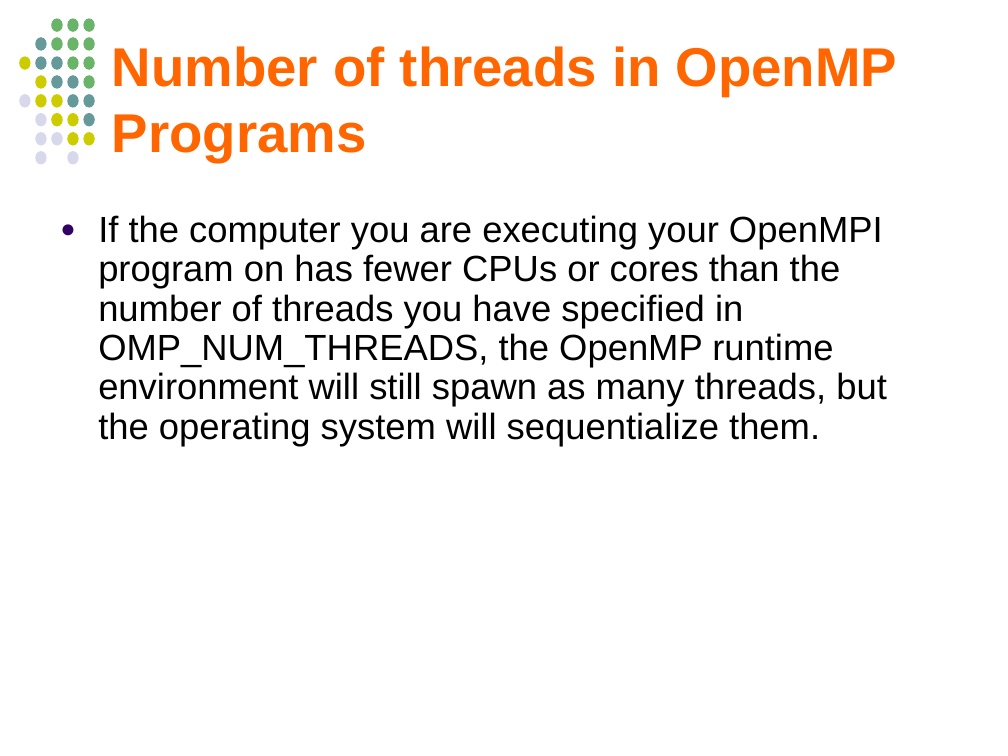
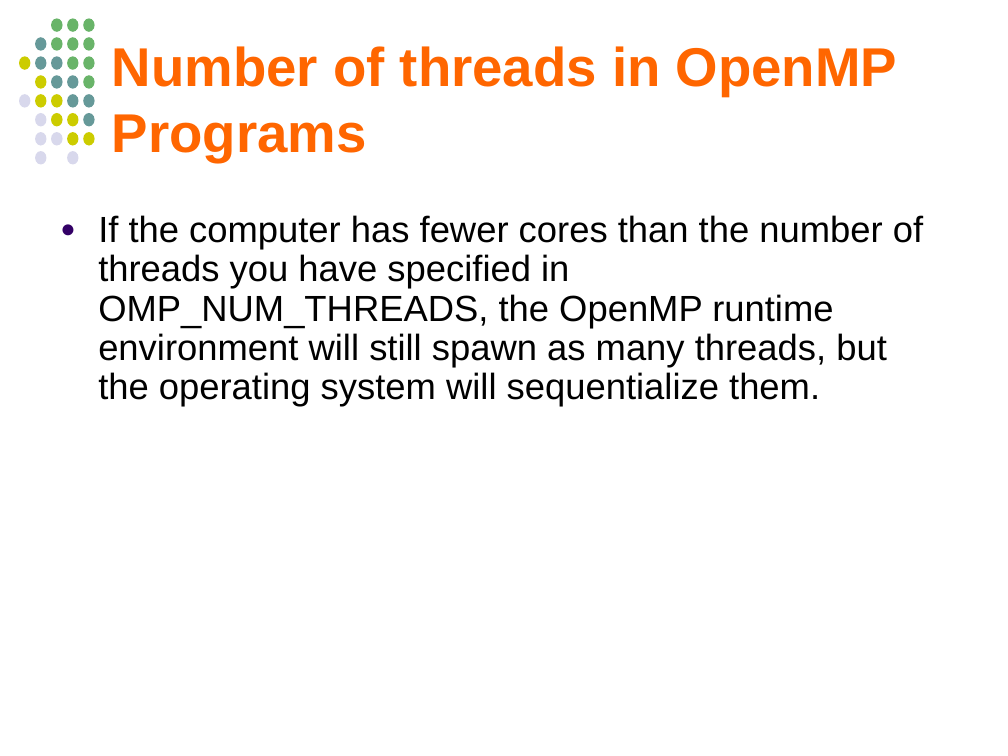
Before and after one commit to jablub/chpc_omp, a slide deck: slide 84 of OpenMP_MKuttel_CHPCWinterSchool2012.odp (slide 81 before the commit). Drawn at 1008x756 pixels with LibreOffice and Linux fonts; fonts in the diff are those of the drawing. Boxes give left, top, right and bottom in pixels: in the first picture for what was removed or moved away, otherwise in the second. Text is boxed around its words. In the diff, an @@ line names an element or a change of style, - is before the commit and + after.

```diff
--- a/OpenMP_MKuttel_CHPCWinterSchool2012.odp
+++ b/OpenMP_MKuttel_CHPCWinterSchool2012.odp
@@ text at [98, 215, 923, 407]: text changed @@
-● If the computer you are executing your OpenMPI program on has fewer CPUs or cores than the number of threads you have specified in OMP_NUM_THREADS, the OpenMP runtime environment will still spawn as many threads, but the operating system will sequentialize them.
+● If the computer has fewer cores than the number of threads you have specified in OMP_NUM_THREADS, the OpenMP runtime environment will still spawn as many threads, but the operating system will sequentialize them.
```
Also in this commit, not shown: 43 other slides changed, 28 slides added, 19 slides removed, 20 other files.
